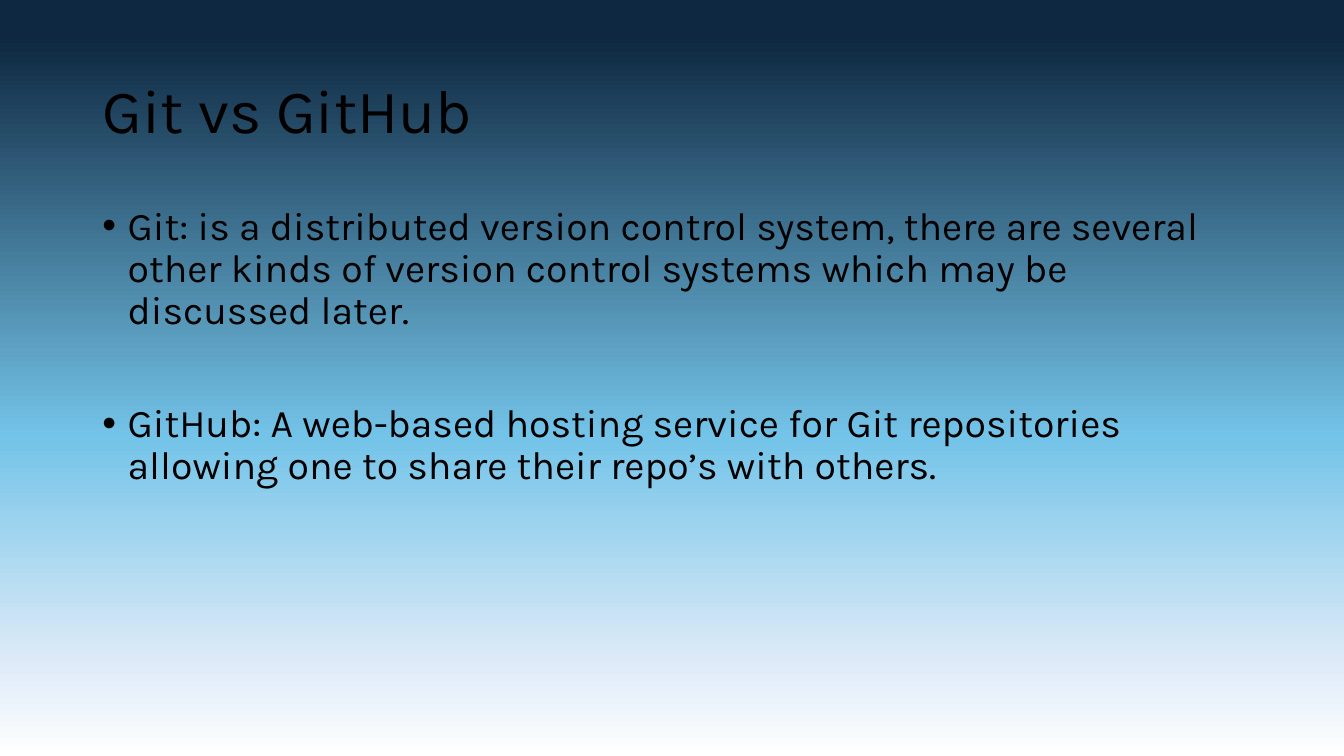
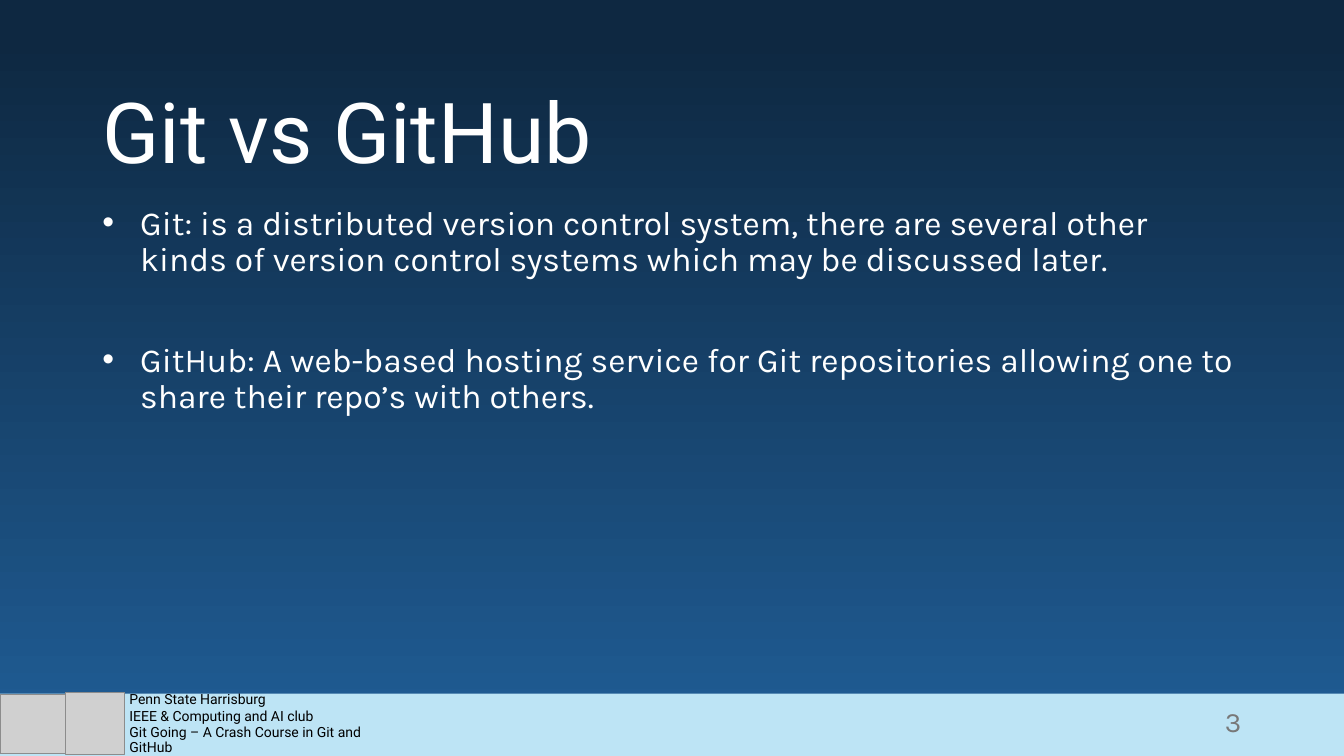
Before and after one commit to Blizzartnaut/GitHub-Tut, a slide deck: slide 3 of GitHub Basics.pptx. Drawn at 1344x756 pixels with LibreOffice and Linux fonts; fonts in the diff are those of the drawing; grey boxes stand for pictures. Boxes give left, top, right and bottom in pixels: in the first picture for what was removed or moved away, otherwise in the second. Text is boxed around its words. In the diff, an @@ line names an element or a change of style, - is before the commit and + after.

Commit message:
Styles suggestion

```diff
--- a/GitHub Basics.pptx
+++ b/GitHub Basics.pptx
@@ background gradient #0E2841 to #74C4E9 to #DCEAF7 to #FFFFFF to gradient #0E2841 to #205E97 @@
@@ text "Git vs GitHub" at [102, 100, 591, 164]: size 44 to 60 pt, font Karla to Roboto, text colour #000000 to #FFFFFF; vertical alignment middle to bottom @@
@@ text "Git: is a distributed version ..." at [140, 212, 1232, 416]: size 28 to 24 pt, text colour #000000 to #FFFFFF; indent changed @@
@@ rectangle added at [0, 694, 1344, 756], fill #BDE4F5 @@
@@ picture added at [0, 695, 66, 754] @@
@@ picture added at [66, 693, 124, 755] @@
@@ text added at [129, 691, 361, 752], 10 pt, text #000000 @@
+Penn State Harrisburg
+IEEE & Computing and AI club
+Git Going – A Crash Course in Git and GitHub
@@ page number added at [1225, 714, 1242, 732], 20 pt, text #797979 @@
+3
```
Also in this commit, not shown: 12 other slides changed.
